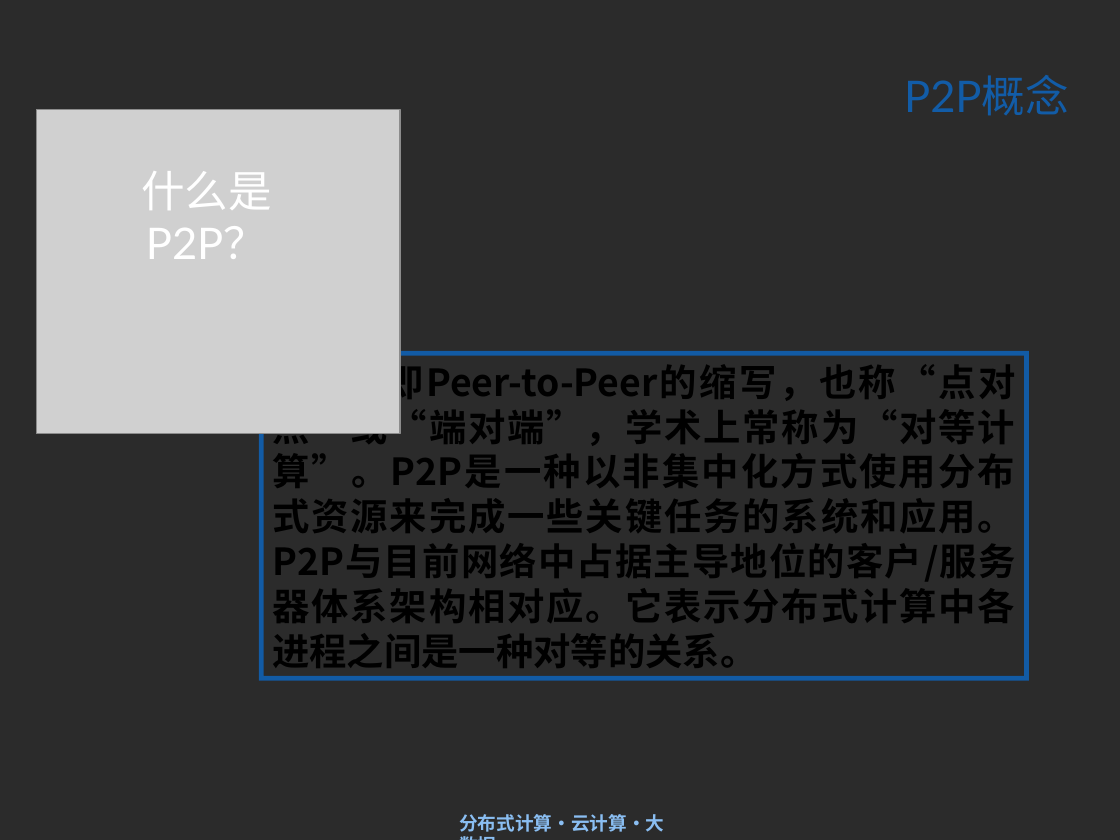
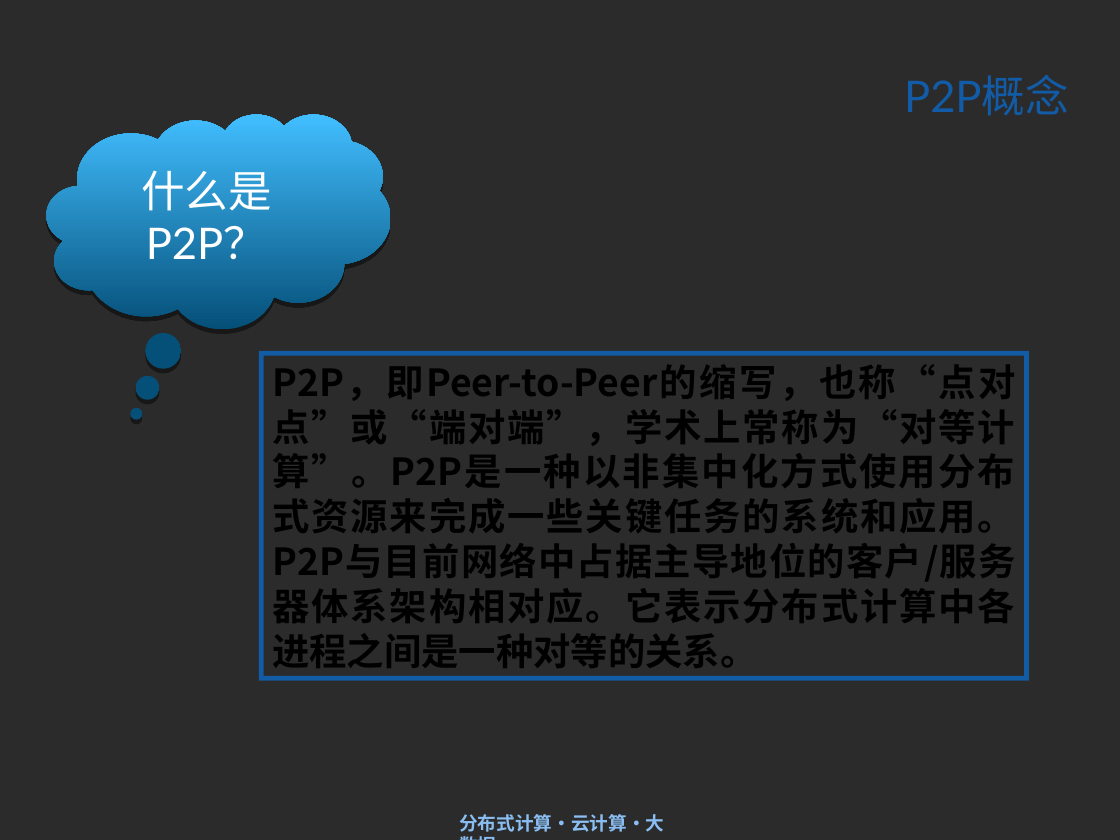
Before and after one commit to IACJ/java-DistributedComputing, a slide deck: slide 3 of ppt/第6章 P2P原理与实践.ppt. Drawn at 1120x840 pixels with LibreOffice and Linux fonts; fonts in the diff are those of the drawing; grey boxes stand for pictures; background and template pictures are left out; a plain dark background stands for a picture behind light text. Boxes give left, top, right and bottom in pixels: in the first picture for what was removed or moved away, otherwise in the second. Text is boxed around its words. In the diff, an @@ line names an element or a change of style, - is before the commit and + after.

```diff
--- a/ppt/第6章 P2P原理与实践.ppt
+++ b/ppt/第6章 P2P原理与实践.ppt
@@ picture removed at (x1=37, y1=110, x2=401, y2=433) @@
@@ thought cloud "什么是P2P？" resized from (x1=141, y1=171, x2=272, y2=259) to (x1=47, y1=114, x2=391, y2=329) @@
@@ thought cloud "什么是P2P？" at (x1=47, y1=114, x2=391, y2=329): fill none to gradient #055079 to #42BEFF; shadow on @@
```
Also in this commit, not shown: 18 other slides changed, 46 other files.
